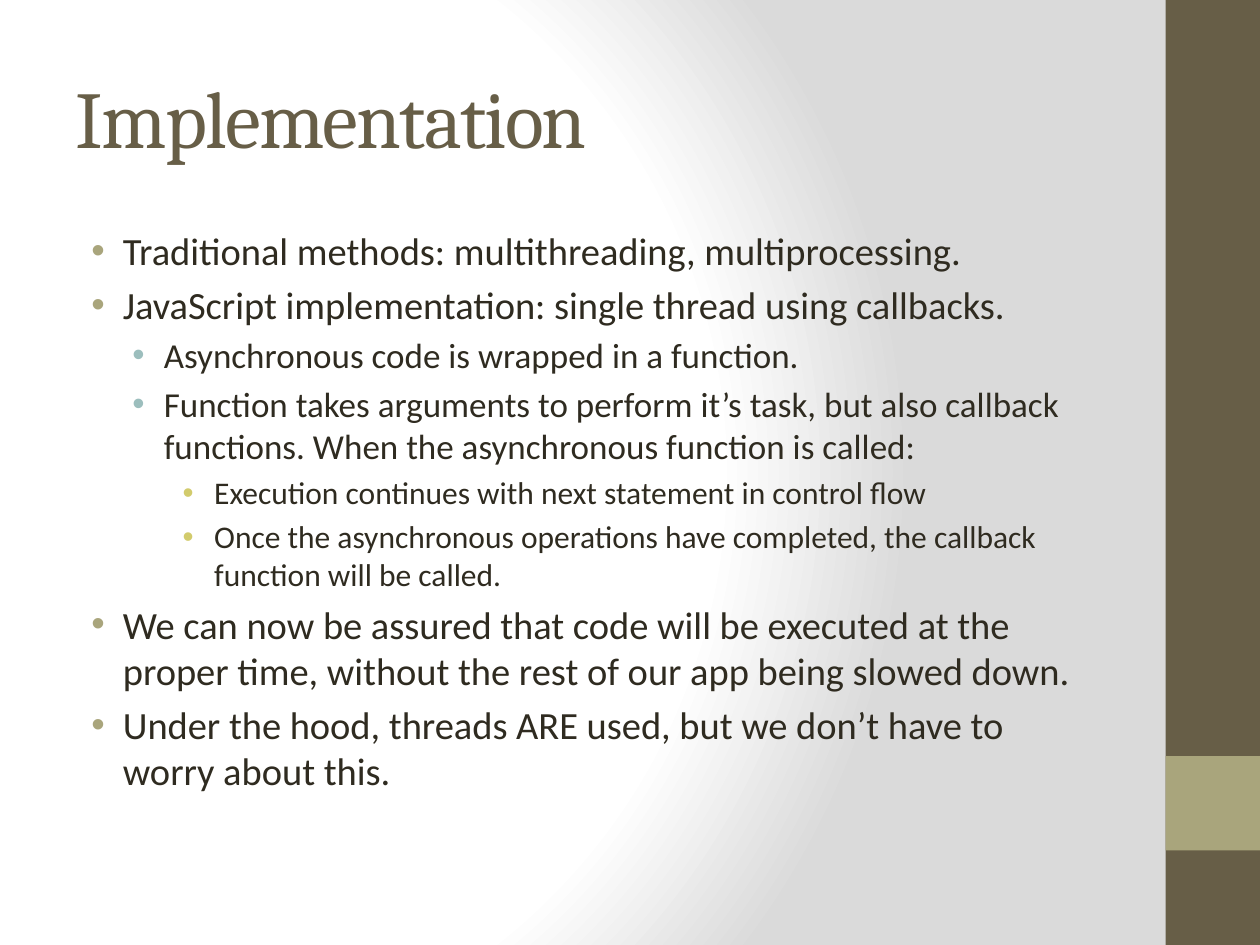
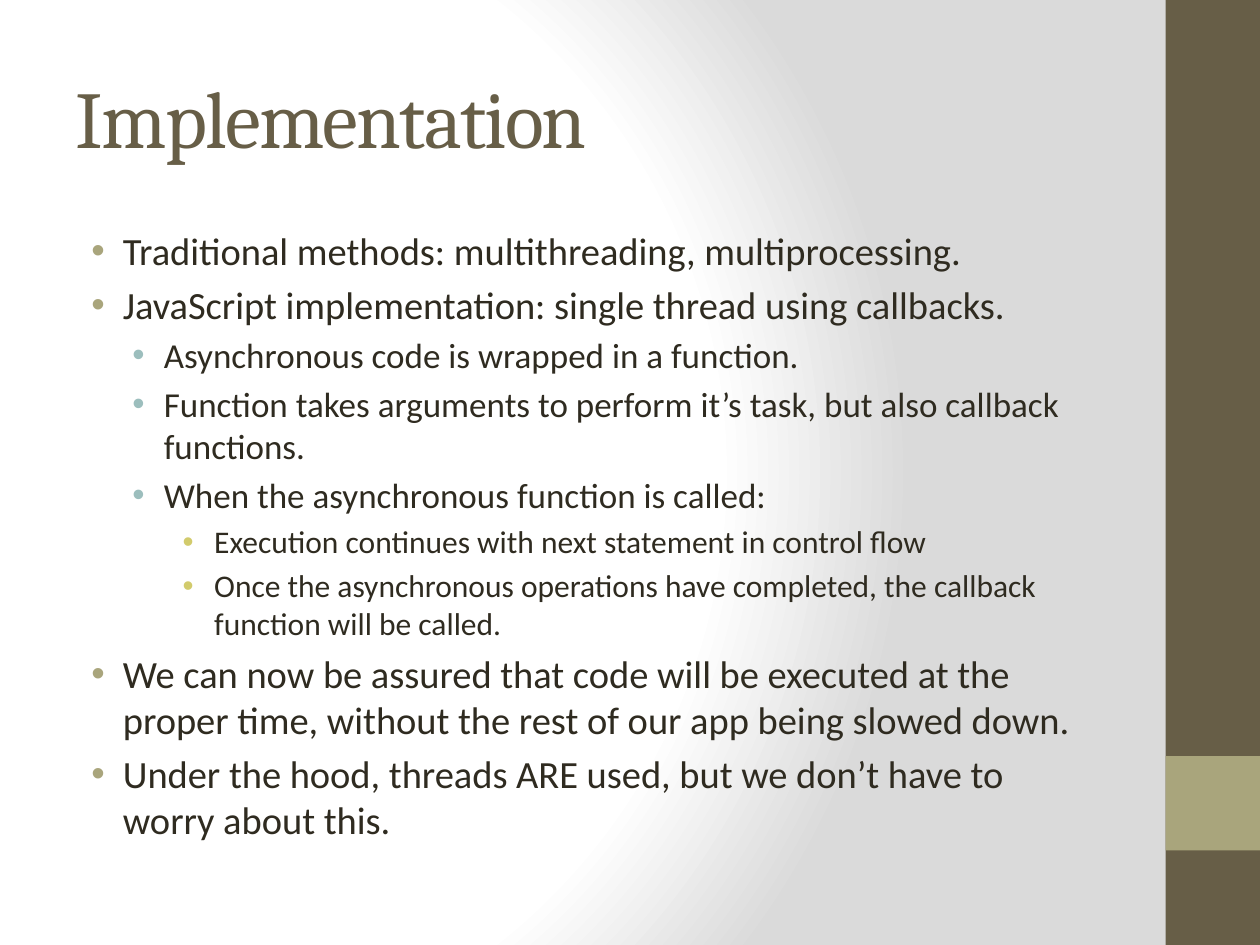
Before and after one commit to cheryly279/AsyncDiscussion, a slide deck: slide 5 of Async_Discussion_9_29_15.pptx. Drawn at 1260x945 pixels with LibreOffice and Linux fonts; fonts in the diff are those of the drawing. Boxes give left, top, right and bottom in pixels: in the first picture for what was removed or moved away, otherwise in the second. Text is boxed around its words. In the diff, an @@ line names an element or a change of style, - is before the commit and + after.

```diff
--- a/Async_Discussion_9_29_15.pptx
+++ b/Async_Discussion_9_29_15.pptx
@@ text at bbox=[164, 392, 1058, 514]: text changed @@
-  • Function takes arguments to perform it’s task, but also callback functions. When the asynchronous function is called:
+  • Function takes arguments to perform it’s task, but also callback functions.
+  • When the asynchronous function is called:
```
Also in this commit, not shown: 2 other slides changed.
